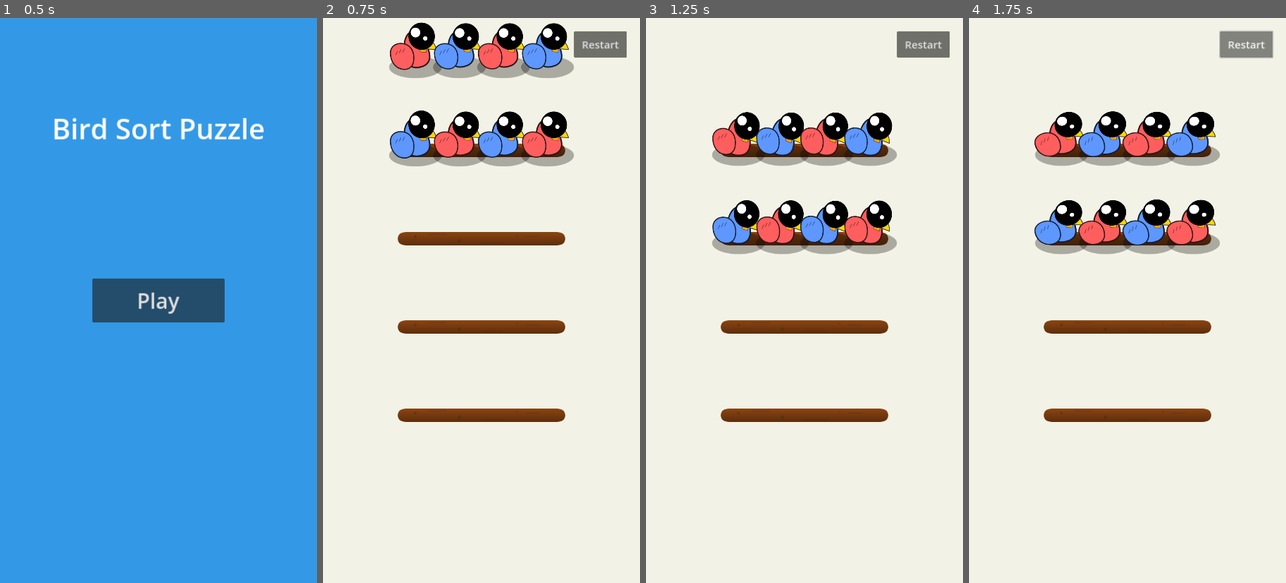
Above: before the commit, frames 1-4 (left to right).
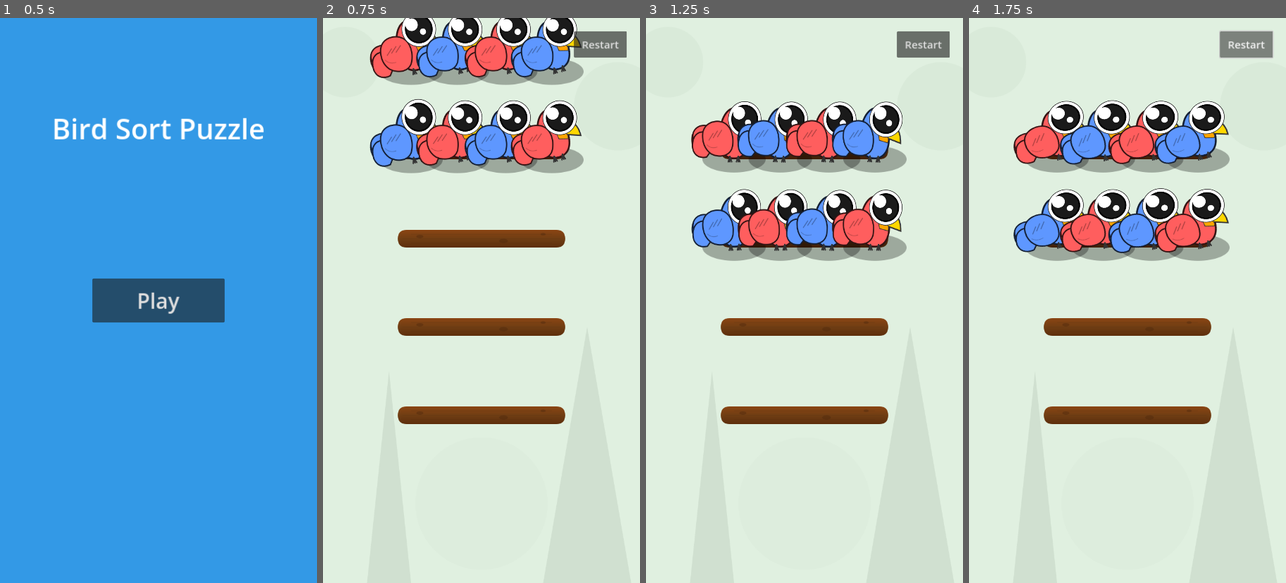
Above: after the commit, the same moments.

Repository: infoj143-png/Bird-Sort-Color-Puzzle
Game: Godot game, scene res://scenes/MainMenu.tscn
Two runs of this game, one before a commit and one after it. Both use one fixed random seed, a clock stepped at 60 frames per second and the inputs below.
Inputs:
- Up to frame 1 (0.5 s): no input
- Up to frame 2 (0.75 s): click "Play" at 0.5 s
- Up to frame 3 (1.25 s): no input
- Up to frame 4 (1.75 s): click "Restart" at 1.25 s

Frame 1 is identical in both runs. In frame 2, 25% of the frame differs, in the area x 0-100%, y 0-100%; in frame 3, 25%; in frame 4, 25%, in the area x 0-100%, y 1-100%.

Commit message:
Overhaul visuals with premium bird sprites and forest background
- Created high-detail SVG assets for bird tail, feet, and forest background.
- Redesigned bird body, wing, eye, beak, and branch with premium textures and detail.
- Enlarged bird size and adjusted branch alignment for a professional mobile look.
- Enhanced animations with juicy squash-and-stretch and randomized breathing cycles.
- Optimized Main scene with a themed background and improved Branch layout.

Co-authored-by: infoj143-png <226180196+infoj143-png@users.noreply.github.com>

Diff:
--- a/assets/birds/bird_beak.svg
+++ b/assets/birds/bird_beak.svg
@@ -1,6 +1,6 @@
 <svg width="128" height="128" viewBox="0 0 128 128" xmlns="http://www.w3.org/2000/svg">
-  <!-- Beak: Upper part (Curved) -->
-  <path d="M20,40 C50,40 70,55 70,85 L40,75 C30,70 20,60 20,40 Z" fill="#FFD700" stroke="#333" stroke-width="2"/>
-  <!-- Beak: Lower part -->
-  <path d="M22,65 C35,65 45,75 40,85 L25,80 Z" fill="#FFA500" stroke="#333" stroke-width="1"/>
+  <!-- Detailed Beak -->
+  <path d="M20,40 C55,40 75,55 75,90 L45,80 C35,75 20,65 20,40 Z" fill="#FFD700" stroke="#333" stroke-width="3"/>
+  <path d="M22,68 C40,68 50,78 45,90 L25,85 Z" fill="#FFA500" stroke="#333" stroke-width="1.5"/>
+  <path d="M25,45 L40,45" stroke="#B8860B" stroke-width="1" opacity="0.5"/>
 </svg>
--- a/assets/birds/bird_body.svg
+++ b/assets/birds/bird_body.svg
@@ -1,6 +1,6 @@
 <svg width="128" height="128" viewBox="0 0 128 128" xmlns="http://www.w3.org/2000/svg">
-  <!-- Body: Plump pear shape -->
-  <path d="M30,85 C30,40 50,20 64,20 C78,20 98,40 98,85 C98,110 85,120 64,120 C43,120 30,110 30,85 Z" fill="white" stroke="#333" stroke-width="4"/>
-  <!-- Chest highlight -->
-  <path d="M45,85 C45,60 55,50 64,50 C73,50 83,60 83,85 C83,100 75,110 64,110 C53,110 45,100 45,85 Z" fill="white" fill-opacity="0.4" />
+  <!-- Body: Detailed plump shape -->
+  <path d="M30,80 C30,35 50,15 64,15 C78,15 98,35 98,80 C98,110 85,125 64,125 C43,125 30,110 30,80 Z" fill="white" stroke="#333" stroke-width="4"/>
+  <!-- Chest/Belly area -->
+  <path d="M45,80 C45,55 55,45 64,45 C73,45 83,55 83,80 C83,105 75,115 64,115 C53,115 45,105 45,80 Z" fill="white" fill-opacity="0.5" />
 </svg>
--- a/assets/birds/bird_eye.svg
+++ b/assets/birds/bird_eye.svg
@@ -1,8 +1,10 @@
 <svg width="128" height="128" viewBox="0 0 128 128" xmlns="http://www.w3.org/2000/svg">
-  <!-- Eye: Large black pupil -->
-  <circle cx="64" cy="64" r="50" fill="black"/>
-  <!-- Highlight 1 -->
-  <circle cx="45" cy="45" r="18" fill="white"/>
-  <!-- Highlight 2 -->
-  <circle cx="75" cy="75" r="8" fill="white"/>
+  <!-- Detailed Kawaii Eye -->
+  <circle cx="64" cy="64" r="55" fill="white" stroke="#333" stroke-width="2"/>
+  <circle cx="64" cy="64" r="45" fill="black"/>
+  <!-- Iris color detail (subtle) -->
+  <circle cx="64" cy="64" r="40" fill="#333" opacity="0.5"/>
+  <!-- Highlights -->
+  <circle cx="45" cy="45" r="20" fill="white"/>
+  <circle cx="75" cy="75" r="10" fill="white"/>
 </svg>
--- /dev/null
+++ b/assets/birds/bird_feet.svg
@@ -0,0 +1,5 @@
+<svg width="64" height="64" viewBox="0 0 64 64" xmlns="http://www.w3.org/2000/svg">
+  <!-- Bird Feet -->
+  <path d="M20,40 L15,55 M20,40 L20,55 M20,40 L25,55" stroke="#333" stroke-width="4" stroke-linecap="round"/>
+  <path d="M44,40 L39,55 M44,40 L44,55 M44,40 L49,55" stroke="#333" stroke-width="4" stroke-linecap="round"/>
+</svg>
--- /dev/null
+++ b/assets/birds/bird_tail.svg
@@ -0,0 +1,6 @@
+<svg width="128" height="128" viewBox="0 0 128 128" xmlns="http://www.w3.org/2000/svg">
+  <!-- Tail: Three feathers -->
+  <path d="M10,64 C10,40 30,30 50,40 L60,64 L50,88 C30,98 10,88 10,64 Z" fill="white" stroke="#333" stroke-width="3"/>
+  <path d="M15,50 C15,30 35,20 55,30 L65,54 L55,78 C35,88 15,78 15,50 Z" fill="white" stroke="#333" stroke-width="3" transform="rotate(-15, 64, 64)"/>
+  <path d="M15,78 C15,58 35,48 55,58 L65,82 L55,106 C35,116 15,106 15,78 Z" fill="white" stroke="#333" stroke-width="3" transform="rotate(15, 64, 64)"/>
+</svg>
--- a/assets/birds/bird_wing.svg
+++ b/assets/birds/bird_wing.svg
@@ -1,6 +1,7 @@
 <svg width="128" height="128" viewBox="0 0 128 128" xmlns="http://www.w3.org/2000/svg">
-  <!-- Wing: Curved and feathery -->
-  <path d="M20,60 C20,40 40,30 60,35 C80,40 90,60 85,85 C80,105 60,110 40,100 C25,90 20,75 20,60 Z" fill="white" stroke="#333" stroke-width="3"/>
-  <!-- Feather details -->
-  <path d="M40,55 L35,65 M50,50 L45,60 M60,48 L55,58" stroke="#333" stroke-width="2" stroke-linecap="round" opacity="0.5"/>
+  <!-- Detailed Wing -->
+  <path d="M20,60 C20,35 45,25 65,30 C85,35 95,60 90,85 C85,105 60,110 40,100 C25,90 20,75 20,60 Z" fill="white" stroke="#333" stroke-width="3"/>
+  <!-- Feathers -->
+  <path d="M45,55 L35,70 M55,50 L45,65 M65,48 L55,63" stroke="#333" stroke-width="2" stroke-linecap="round" opacity="0.4"/>
+  <path d="M30,80 Q40,90 55,85" fill="none" stroke="#333" stroke-width="1.5" opacity="0.3"/>
 </svg>
--- a/assets/birds/branch.svg
+++ b/assets/birds/branch.svg
@@ -1,14 +1,18 @@
-<svg width="400" height="40" viewBox="0 0 400 40" xmlns="http://www.w3.org/2000/svg">
+<svg width="400" height="50" viewBox="0 0 400 50" xmlns="http://www.w3.org/2000/svg">
   <defs>
-    <linearGradient id="branchGrad" x1="0%" y1="0%" x2="0%" y2="100%">
+    <linearGradient id="woodGrad" x1="0%" y1="0%" x2="0%" y2="100%">
       <stop offset="0%" style="stop-color:#8B4513;stop-opacity:1" />
+      <stop offset="50%" style="stop-color:#703E14;stop-opacity:1" />
       <stop offset="100%" style="stop-color:#5D2E0C;stop-opacity:1" />
     </linearGradient>
   </defs>
-  <path d="M10,20 Q10,5 30,5 L370,5 Q390,5 390,20 Q390,35 370,35 L30,35 Q10,35 10,20 Z" fill="url(#branchGrad)" />
-  <!-- Texture/Knots -->
-  <circle cx="50" cy="15" r="3" fill="#4A2508" opacity="0.4" />
-  <circle cx="150" cy="25" r="4" fill="#4A2508" opacity="0.4" />
-  <circle cx="280" cy="12" r="2" fill="#4A2508" opacity="0.4" />
-  <path d="M80,10 L120,10 M200,30 L250,30 M300,15 L330,15" stroke="#4A2508" stroke-width="2" opacity="0.3" stroke-linecap="round" />
+  <path d="M10,25 Q10,5 30,5 L370,5 Q390,5 390,25 Q390,45 370,45 L30,45 Q10,45 10,25 Z" fill="url(#woodGrad)" />
+  <!-- Wood Texture -->
+  <path d="M40,15 L360,15" stroke="#4A2508" stroke-width="1" opacity="0.3"/>
+  <path d="M20,25 L380,25" stroke="#4A2508" stroke-width="1" opacity="0.3"/>
+  <path d="M40,35 L360,35" stroke="#4A2508" stroke-width="1" opacity="0.3"/>
+  <!-- Knots -->
+  <ellipse cx="60" cy="20" rx="8" ry="4" fill="#4A2508" opacity="0.4" />
+  <ellipse cx="250" cy="30" rx="10" ry="5" fill="#4A2508" opacity="0.4" />
+  <ellipse cx="340" cy="15" rx="6" ry="3" fill="#4A2508" opacity="0.4" />
 </svg>
--- /dev/null
+++ b/assets/birds/forest_bg.svg
@@ -0,0 +1,10 @@
+<svg width="720" height="1280" viewBox="0 0 720 1280" xmlns="http://www.w3.org/2000/svg">
+  <rect width="720" height="1280" fill="#e0f0e0" />
+  <!-- Abstract Trees -->
+  <path d="M100,1280 L150,800 L200,1280 Z" fill="#c0d0c0" opacity="0.5" />
+  <path d="M500,1280 L600,700 L700,1280 Z" fill="#c0d0c0" opacity="0.5" />
+  <!-- Leaves -->
+  <circle cx="50" cy="100" r="80" fill="#d0e0d0" opacity="0.4" />
+  <circle cx="670" cy="200" r="100" fill="#d0e0d0" opacity="0.4" />
+  <circle cx="360" cy="1100" r="150" fill="#d0e0d0" opacity="0.2" />
+</svg>
--- a/scenes/Bird.tscn
+++ b/scenes/Bird.tscn
@@ -1,37 +1,49 @@
-[gd_scene load_steps=7 format=3]
+[gd_scene load_steps=9 format=3]
 
 [ext_resource type="Script" path="res://scripts/bird.gd" id="1_script"]
 [ext_resource type="Texture2D" path="res://assets/birds/bird_shadow.svg" id="2_shadow"]
-[ext_resource type="Texture2D" path="res://assets/birds/bird_body.svg" id="3_body"]
-[ext_resource type="Texture2D" path="res://assets/birds/bird_wing.svg" id="4_wing"]
-[ext_resource type="Texture2D" path="res://assets/birds/bird_beak.svg" id="5_beak"]
-[ext_resource type="Texture2D" path="res://assets/birds/bird_eye.svg" id="6_eye"]
+[ext_resource type="Texture2D" path="res://assets/birds/bird_tail.svg" id="3_tail"]
+[ext_resource type="Texture2D" path="res://assets/birds/bird_body.svg" id="4_body"]
+[ext_resource type="Texture2D" path="res://assets/birds/bird_wing.svg" id="5_wing"]
+[ext_resource type="Texture2D" path="res://assets/birds/bird_beak.svg" id="6_beak"]
+[ext_resource type="Texture2D" path="res://assets/birds/bird_eye.svg" id="7_eye"]
+[ext_resource type="Texture2D" path="res://assets/birds/bird_feet.svg" id="8_feet"]
 
 [node name="Bird" type="Node2D"]
 script = ExtResource("1_script")
 
 [node name="Shadow" type="Sprite2D" parent="."]
-position = Vector2(0, 45)
-scale = Vector2(1, 1)
+position = Vector2(0, 65)
+scale = Vector2(1.2, 1.2)
 texture = ExtResource("2_shadow")
 
 [node name="Visuals" type="Node2D" parent="."]
 
+[node name="Tail" type="Sprite2D" parent="Visuals"]
+position = Vector2(-45, 20)
+scale = Vector2(1, 1)
+texture = ExtResource("3_tail")
+
 [node name="Body" type="Sprite2D" parent="Visuals"]
-scale = Vector2(0.8, 0.8)
-texture = ExtResource("3_body")
+scale = Vector2(1, 1)
+texture = ExtResource("4_body")
 
 [node name="Wing" type="Sprite2D" parent="Visuals"]
-position = Vector2(-25, 10)
-scale = Vector2(0.8, 0.8)
-texture = ExtResource("4_wing")
+position = Vector2(-30, 15)
+scale = Vector2(1, 1)
+texture = ExtResource("5_wing")
 
 [node name="Beak" type="Sprite2D" parent="Visuals"]
-position = Vector2(40, 0)
-scale = Vector2(0.8, 0.8)
-texture = ExtResource("5_beak")
+position = Vector2(50, 0)
+scale = Vector2(1, 1)
+texture = ExtResource("6_beak")
 
 [node name="Eye" type="Sprite2D" parent="Visuals"]
-position = Vector2(20, -20)
-scale = Vector2(0.6, 0.6)
-texture = ExtResource("6_eye")
+position = Vector2(25, -25)
+scale = Vector2(0.7, 0.7)
+texture = ExtResource("7_eye")
+
+[node name="Feet" type="Sprite2D" parent="Visuals"]
+position = Vector2(0, 50)
+scale = Vector2(0.8, 0.8)
+texture = ExtResource("8_feet")
--- a/scenes/Branch.tscn
+++ b/scenes/Branch.tscn
@@ -12,13 +12,13 @@
 [node name="Slots" type="Node2D" parent="."]
 
 [node name="Slot1" type="Marker2D" parent="Slots"]
-position = Vector2(-150, -35)
+position = Vector2(-160, -45)
 
 [node name="Slot2" type="Marker2D" parent="Slots"]
-position = Vector2(-50, -35)
+position = Vector2(-55, -45)
 
 [node name="Slot3" type="Marker2D" parent="Slots"]
-position = Vector2(50, -35)
+position = Vector2(55, -45)
 
 [node name="Slot4" type="Marker2D" parent="Slots"]
-position = Vector2(150, -35)
+position = Vector2(160, -45)
--- a/scenes/Main.tscn
+++ b/scenes/Main.tscn
@@ -1,8 +1,9 @@
-[gd_scene load_steps=4 format=3]
+[gd_scene load_steps=5 format=3]
 
 [ext_resource type="Script" path="res://scripts/main.gd" id="1_script"]
 [ext_resource type="PackedScene" path="res://scenes/Bird.tscn" id="2_bird"]
 [ext_resource type="PackedScene" path="res://scenes/Branch.tscn" id="3_branch"]
+[ext_resource type="Texture2D" path="res://assets/birds/forest_bg.svg" id="4_bg"]
 
 [node name="Main" type="Node2D"]
 script = ExtResource("1_script")
@@ -12,13 +13,15 @@
 [node name="Background" type="CanvasLayer" parent="."]
 layer = -1
 
-[node name="ColorRect" type="ColorRect" parent="Background"]
+[node name="TextureRect" type="TextureRect" parent="Background"]
 anchors_preset = 15
 anchor_right = 1.0
 anchor_bottom = 1.0
 grow_horizontal = 2
 grow_vertical = 2
-color = Color(0.95, 0.95, 0.9, 1)
+texture = ExtResource("4_bg")
+expand_mode = 1
+stretch_mode = 6
 
 [node name="Branches" type="Node2D" parent="."]
 
--- a/scripts/bird.gd
+++ b/scripts/bird.gd
@@ -12,6 +12,8 @@
 @onready var body = $Visuals/Body
 @onready var wing = $Visuals/Wing
 @onready var eye = $Visuals/Eye
+@onready var tail = $Visuals/Tail
+@onready var feet = $Visuals/Feet
 @onready var shadow = $Shadow
 
 var _selection_tween: Tween
@@ -45,6 +47,7 @@
 
 	body.self_modulate = modulate_color
 	wing.self_modulate = modulate_color
+	tail.self_modulate = modulate_color
 
 func start_idle_animation():
 	if _idle_tween:
@@ -66,7 +69,7 @@
 func play_blink():
 	var tween = create_tween()
 	tween.tween_property(eye, "scale:y", 0.05, 0.1)
-	tween.tween_property(eye, "scale:y", 0.6, 0.1)
+	tween.tween_property(eye, "scale:y", 0.7, 0.1)
 
 func set_selected(selected: bool):
 	is_selected = selected
